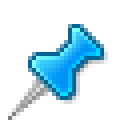
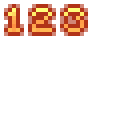
Comparing the layer stacks of the two w=128, h=128 images. Changes:
hid group "blue" (20 layers) over [8, 8, 108, 120]
hid group "pinclip off" (1st of 2, in "blue") (3 layers) over [8, 28, 100, 120]
showed group "red" (8 layers) over [8, 8, 104, 104]
added group "numbers" (2nd of 3, in "red") with 1 layers in group "red" over [8, 8, 84, 32]
added layer "numbers" (3rd of 3, in "red" › "numbers") in group "numbers" over [8, 8, 84, 32]
